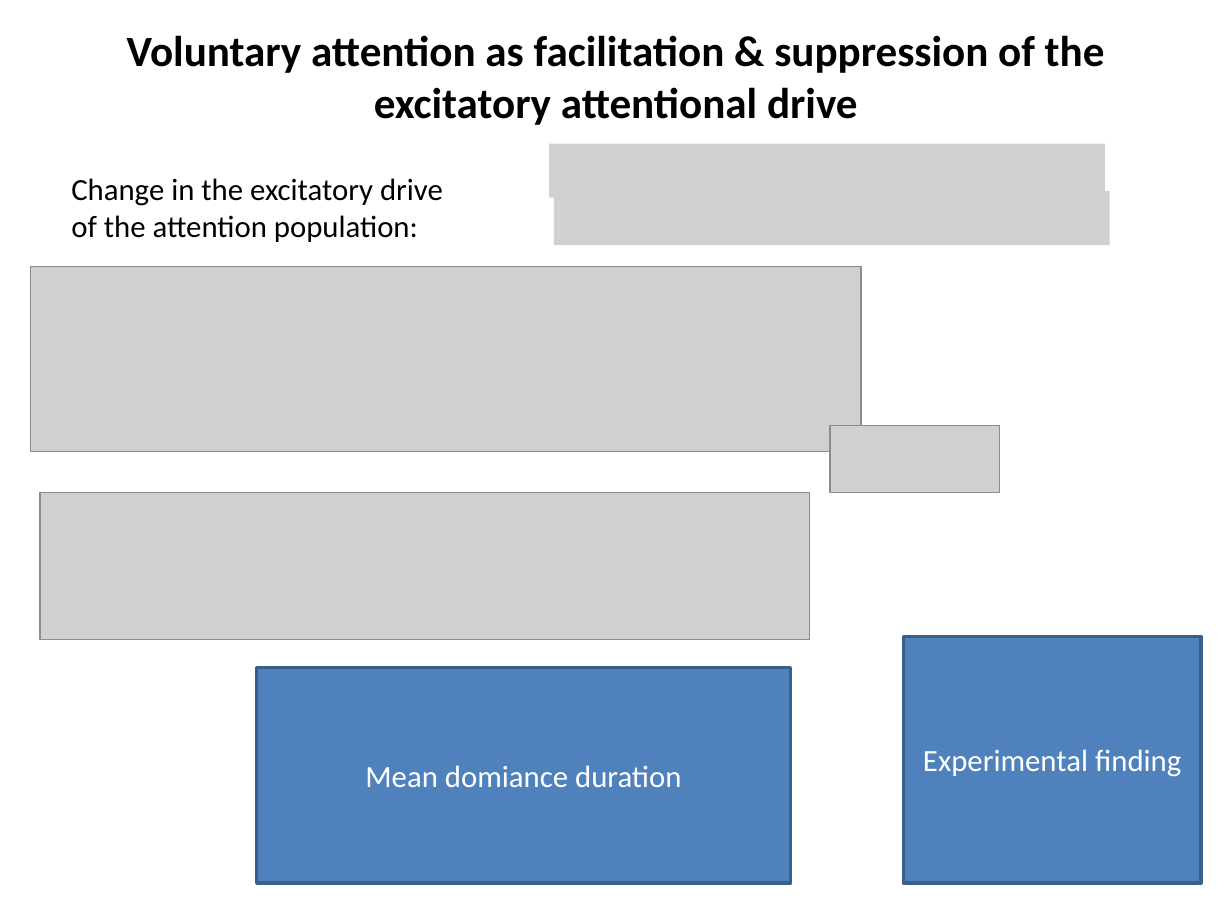
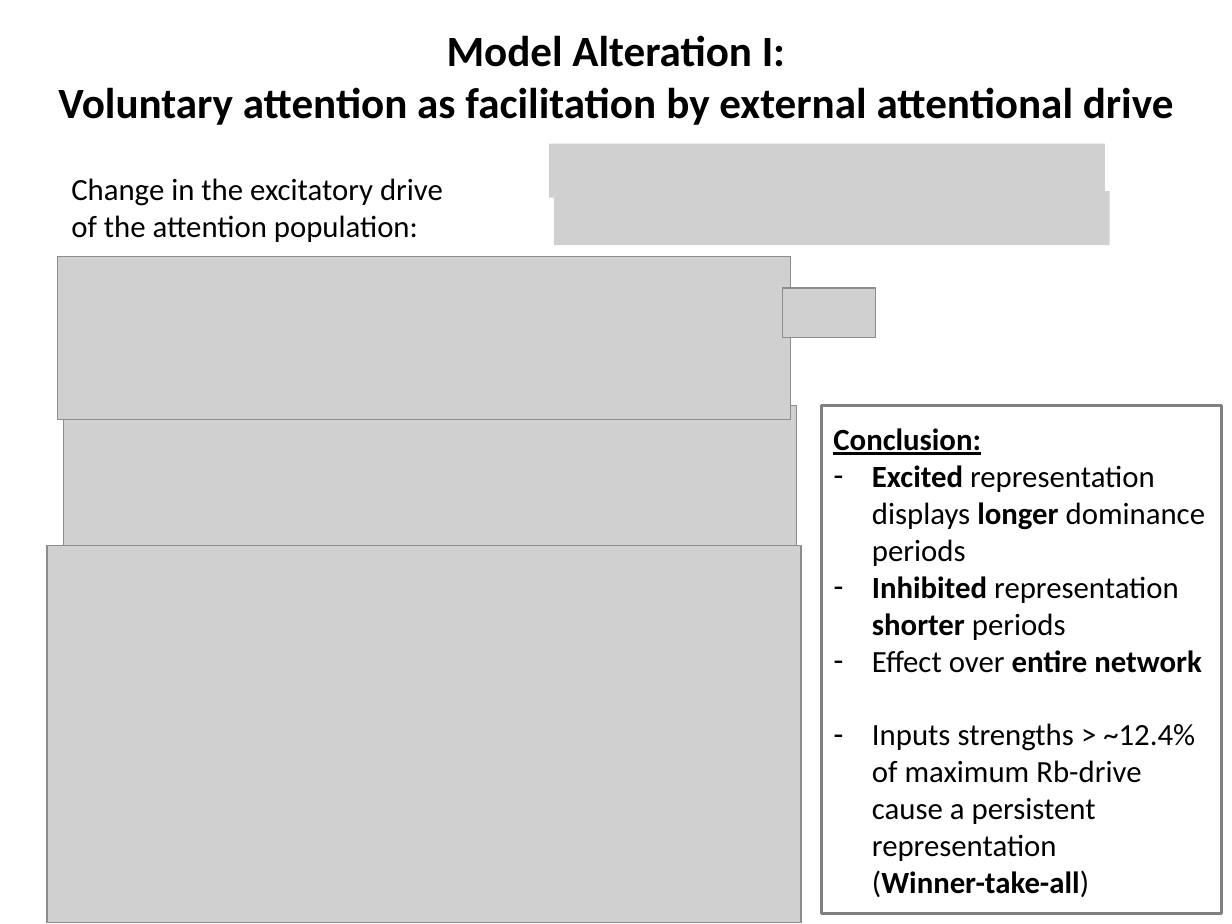
Before and after one commit to LukasNeugebauer/neuromatch_project, a slide deck: slide 7 of VoluntaryAttention_PossibilitiesForImplementation.pptx. Drawn at 1232x924 pixels with LibreOffice and Linux fonts; fonts in the diff are those of the drawing; grey boxes stand for pictures. Boxes give left, top, right and bottom in pixels: in the first picture for what was removed or moved away, otherwise in the second. Text is boxed around its words. In the diff, an @@ line names an element or a change of style, - is before the commit and + after.

```diff
--- a/VoluntaryAttention_PossibilitiesForImplementation.pptx
+++ b/VoluntaryAttention_PossibilitiesForImplementation.pptx
@@ title at bbox=[58, 35, 1174, 125]: text changed @@
-Voluntary attention as facilitation & suppression of the excitatory attentional drive
+Model Alteration I:
+Voluntary attention as facilitation by external attentional drive
@@ picture: place and size @@
-picture at bbox=[31, 267, 861, 452]
+picture at bbox=[58, 256, 791, 419]
@@ picture added at bbox=[782, 288, 875, 338] @@
@@ picture: place and size @@
-picture at bbox=[39, 493, 808, 639]
+picture at bbox=[64, 405, 797, 546]
@@ rectangle "Conclusion:": place and size @@
-rectangle "Conclusion:" at bbox=[903, 637, 1201, 883]
+rectangle "Conclusion:" at bbox=[822, 405, 1222, 913]
@@ rectangle "Conclusion:" at bbox=[822, 405, 1222, 913]: fill #4F81BD to none; outline #3A5F8C 2 pt to #808080 2 pt @@
@@ picture removed at bbox=[830, 426, 1000, 493] @@
@@ text in rectangle at bbox=[833, 428, 1205, 897]: text changed; text colour #FFFFFF to #000000 @@
-Experimental finding
+Conclusion:
+– Excited representation displays longer dominance periods
+– Inhibited representation shorter periods
+– Effect over entire network
+– Inputs strengths > ~12.4%
+  of maximum Rb-drive cause a persistent representation
+  (Winner-take-all)
@@ picture added at bbox=[47, 546, 801, 923] @@
@@ rectangle removed at bbox=[256, 668, 790, 883] @@
-Mean domiance duration
```
Also in this commit, not shown: 5 other slides changed.
